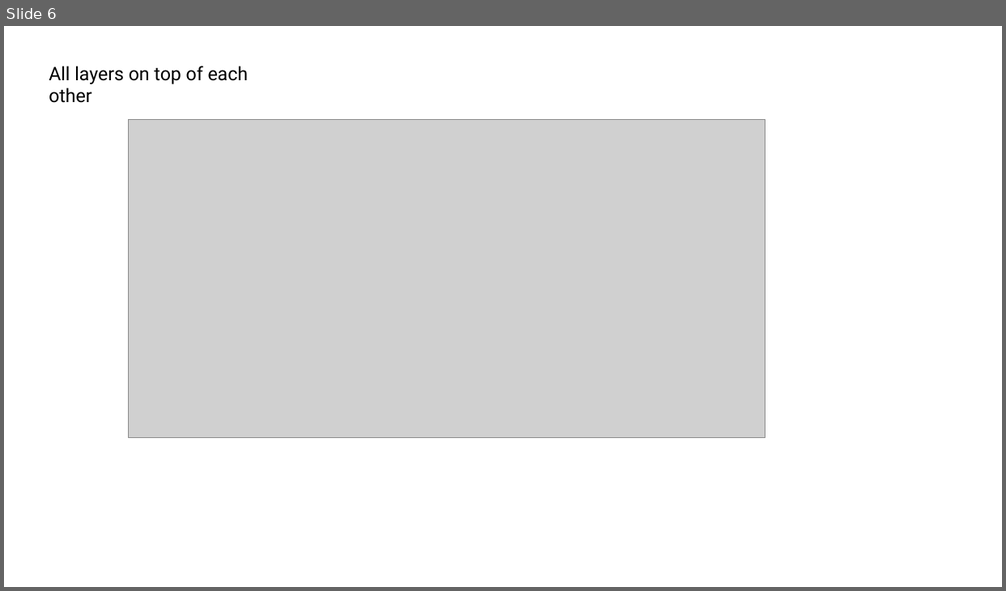
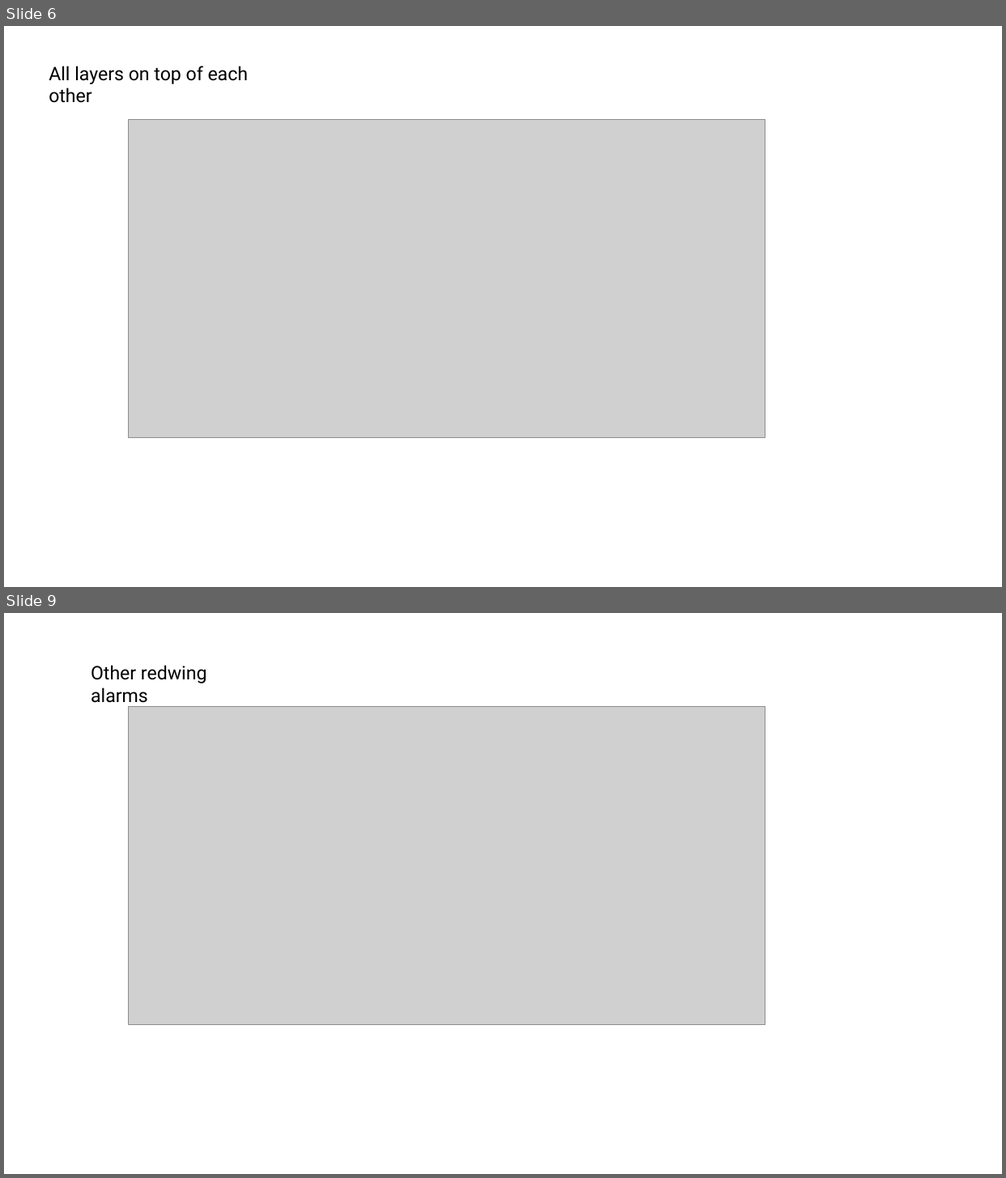
Before and after one commit to dshizuka/MicrophoneArray, a slide deck: Plots_for_ISBE.pptx. Shown one above the other, each under a label of ours: slide 6 before the commit, slides 6 and 9 after it; the slides between them are not shown. The pictures are 1006x591 and 1006x1178 pixels, drawn with LibreOffice and Linux fonts; fonts in the diff are those of the drawing; grey boxes stand for pictures. Boxes give left, top, right and bottom in pixels: in the first picture for what was removed or moved away, otherwise in the second. Text is boxed around its words. In the diff, an @@ line names an element or a change of style, - is before the commit and + after.

```diff
--- a/Plots_for_ISBE.pptx
+++ b/Plots_for_ISBE.pptx
@@ slide 9 added at [4,613,1002,1174], background #FFFFFF @@
@@ text added at [91,665,207,703], 18 pt, text #000000 @@
+Other redwing alarms
@@ picture added at [129,707,765,1024] @@
```
Also in this commit, not shown: 14 other slides added, 29 other files.
